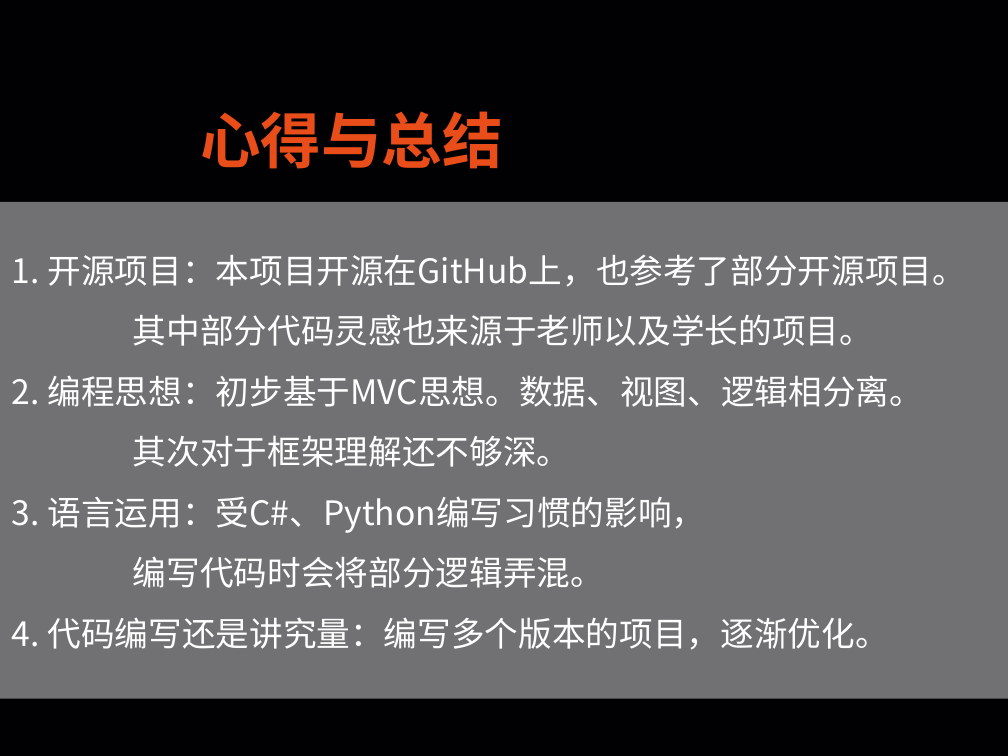
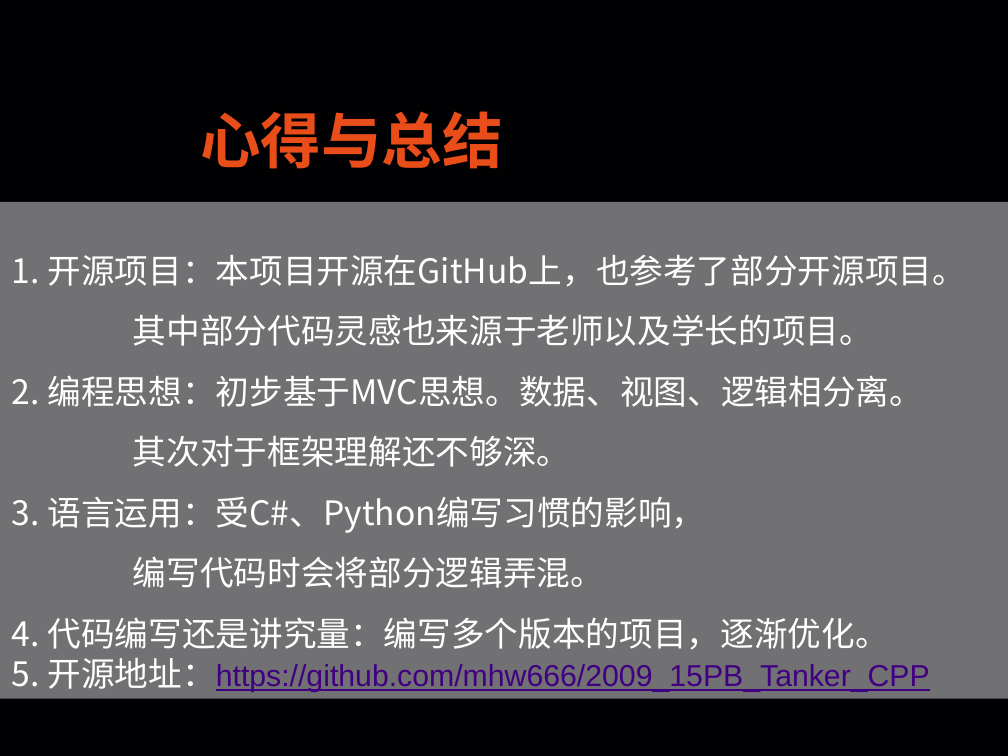
Before and after one commit to CO0kie-SH/2009_15PB_Tanker_CPP, a slide deck: slide 9 of 2009_15PB_Tanker_CPP.pptx. Drawn at 1008x756 pixels with LibreOffice and Linux fonts; fonts in the diff are those of the drawing. Boxes give left, top, right and bottom in pixels: in the first picture for what was removed or moved away, otherwise in the second. Text is boxed around its words. In the diff, an @@ line names an element or a change of style, - is before the commit and + after.

```diff
--- a/2009_15PB_Tanker_CPP.pptx
+++ b/2009_15PB_Tanker_CPP.pptx
@@ text in rectangle at <box>12,658,930,692</box>: paragraph added @@
+5. 开源地址：https://github.com/mhw666/2009_15PB_Tanker_CPP
```
Also in this commit, not shown: 2 other slides changed, 3 other files.
